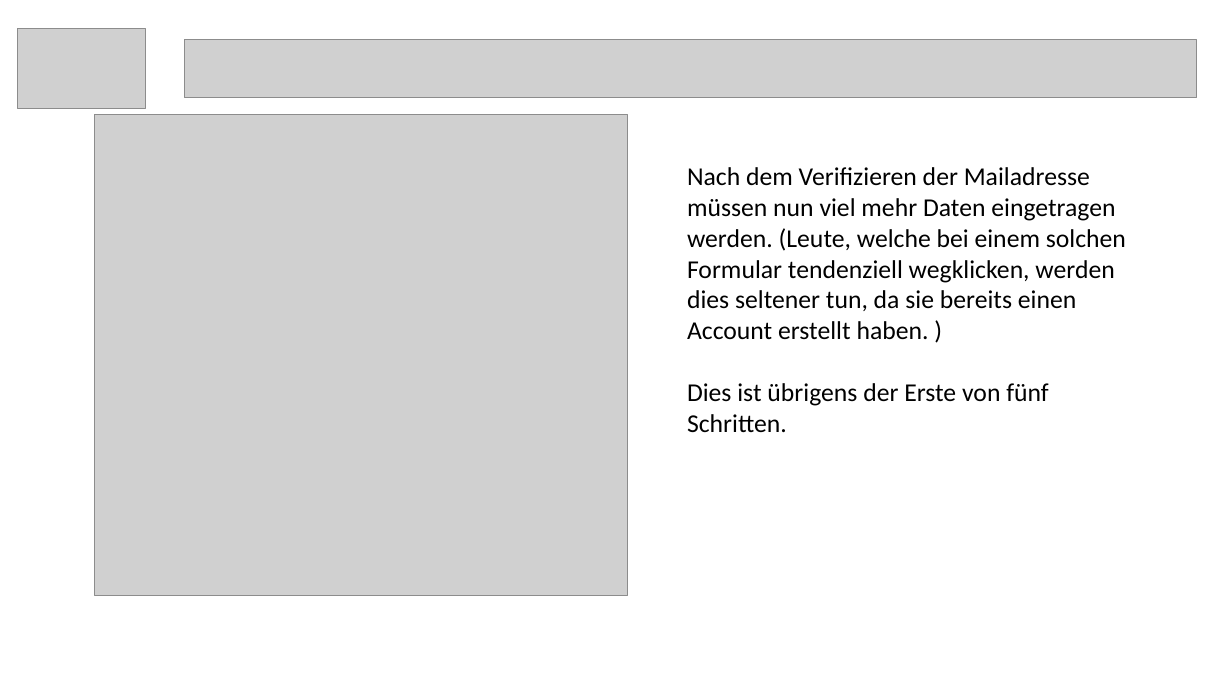
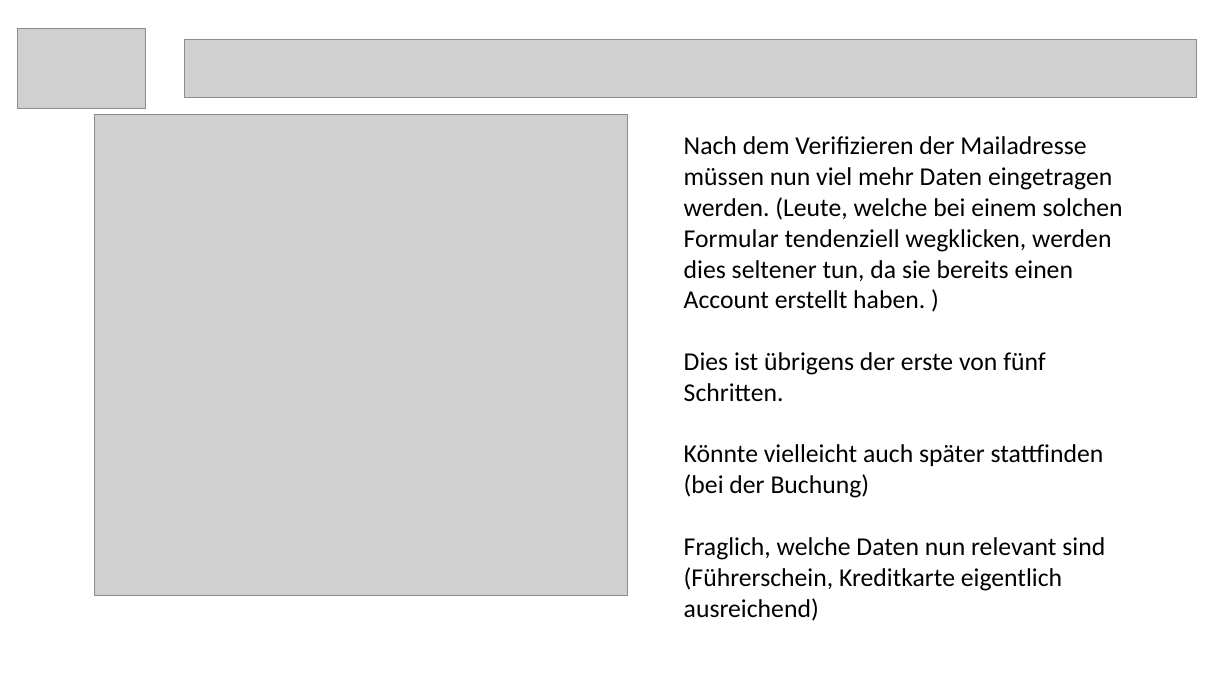
Before and after one commit to christopherchristensen/summaries, a slide deck: slide 5 of usab/Konkurenzanalyse.pptx. Drawn at 1232x693 pixels with LibreOffice and Linux fonts; fonts in the diff are those of the drawing; grey boxes stand for pictures. Boxes give left, top, right and bottom in pixels: in the first picture for what was removed or moved away, otherwise in the second. Text is boxed around its words. In the diff, an @@ line names an element or a change of style, - is before the commit and + after.

```diff
--- a/usab/Konkurenzanalyse.pptx
+++ b/usab/Konkurenzanalyse.pptx
@@ text "Nach dem Verifizieren der Mailadresse ...": place and size @@
-text "Nach dem Verifizieren der Mailadresse ..." at bbox=[687, 167, 1126, 432]
+text "Nach dem Verifizieren der Mailadresse ..." at bbox=[684, 136, 1123, 621]
@@ text at bbox=[684, 352, 1105, 621]: text changed @@
-Dies ist übrigens der Erste von fünf Schritten.
+Dies ist übrigens der erste von fünf Schritten.
+Könnte vielleicht auch später stattfinden (bei der Buchung)
+Fraglich, welche Daten nun relevant sind (Führerschein, Kreditkarte eigentlich ausreichend)
```
Also in this commit, not shown: 3 other slides changed.
